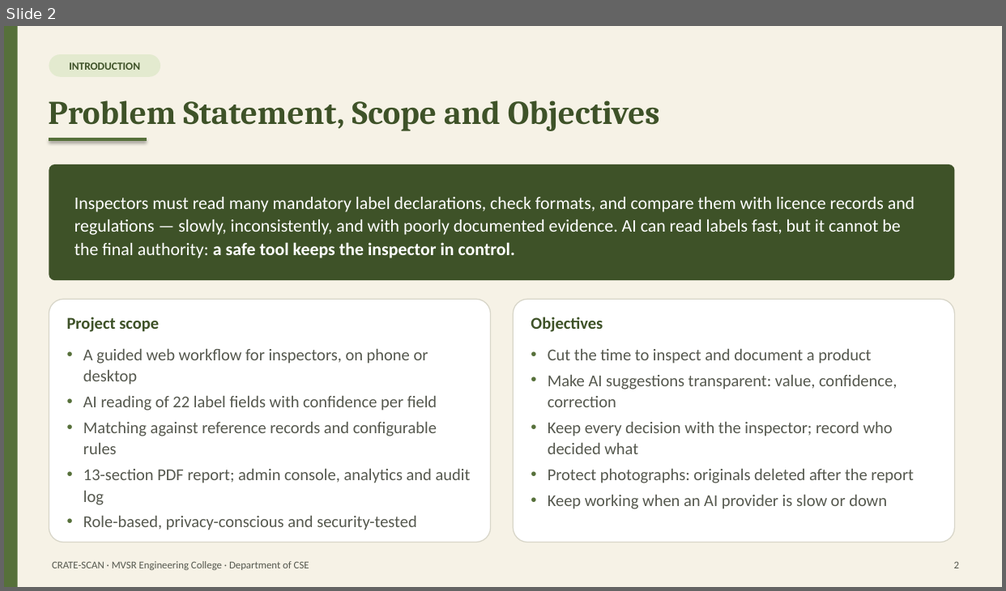
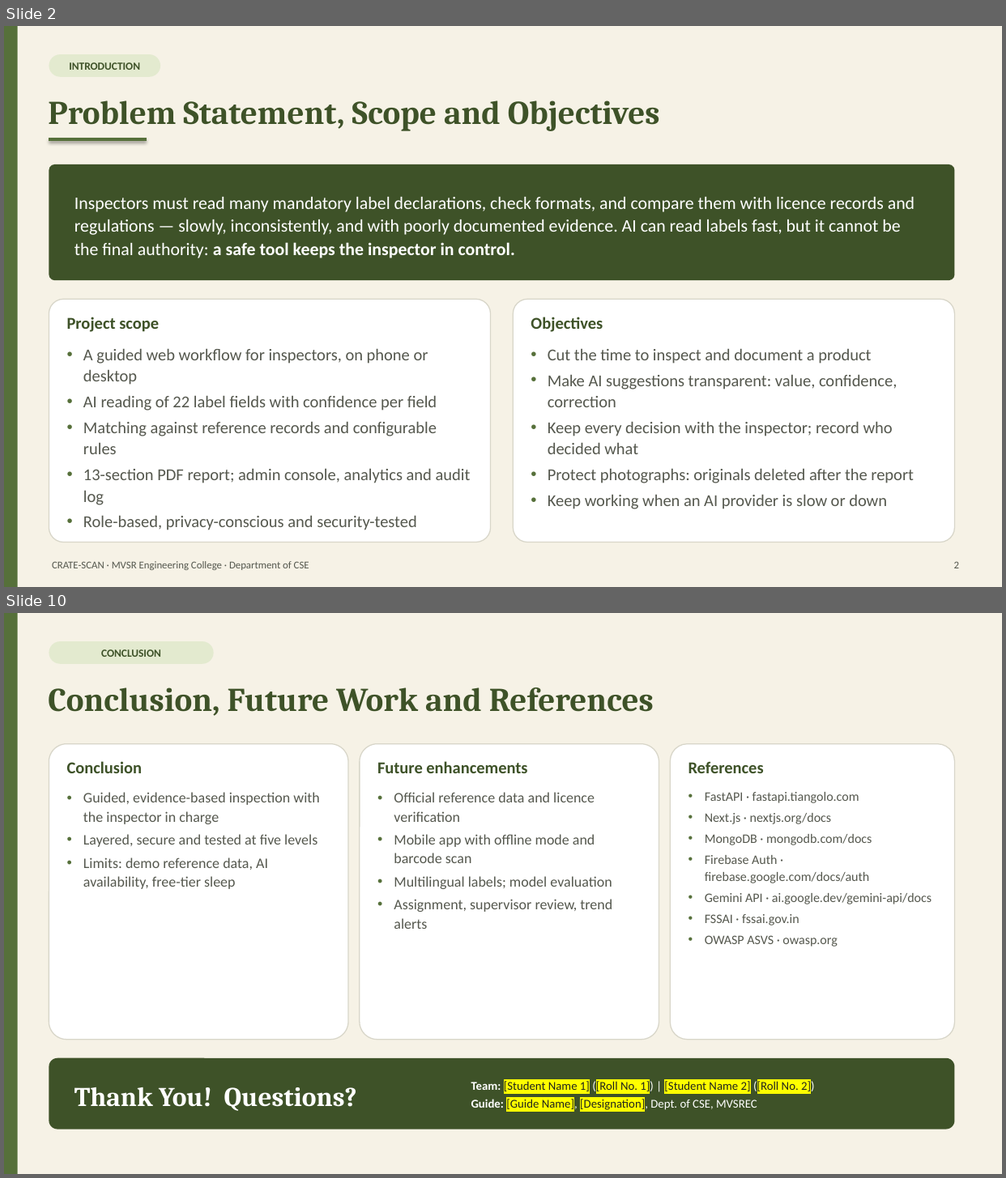
Before and after one commit to DubbakaSathwik/Food_inspection_toolkit, a slide deck: docs/report/CRATE-SCAN_Presentation.pptx. Shown one above the other, each under a label of ours: slide 2 before the commit, slides 2 and 10 after it; the slides between them are not shown. The pictures are 1006x591 and 1006x1178 pixels, drawn with LibreOffice and Linux fonts; fonts in the diff are those of the drawing. Boxes give left, top, right and bottom in pixels: in the first picture for what was removed or moved away, otherwise in the second. Text is boxed around its words. In the diff, an @@ line names an element or a change of style, - is before the commit and + after.

```diff
--- a/docs/report/CRATE-SCAN_Presentation.pptx
+++ b/docs/report/CRATE-SCAN_Presentation.pptx
@@ slide 10 added at (4, 613, 1002, 1174), background #F6F2E6 @@
@@ rectangle added at (4, 613, 18, 1174), fill #56703A @@
@@ rounded rectangle added at (49, 641, 214, 664), fill #E3EACF, 10.5 pt, text #3E5228, bold @@
+CONCLUSION
@@ text added at (48, 688, 654, 716), 32 pt, text #3E5228, bold @@
+Conclusion, Future Work and References
@@ rounded rectangle added at (49, 744, 348, 1040), fill #FFFFFF, outline #D8D6C9 1 pt @@
@@ rounded rectangle added at (360, 744, 659, 1040), fill #FFFFFF, outline #D8D6C9 1 pt @@
@@ rounded rectangle added at (671, 744, 955, 1040), fill #FFFFFF, outline #D8D6C9 1 pt @@
@@ text added at (67, 761, 143, 773), 16 pt, text #3E5228, bold @@
+Conclusion
@@ text added at (377, 761, 527, 773), 16 pt, text #3E5228, bold @@
+Future enhancements
@@ text added at (688, 761, 764, 773), 16 pt, text #3E5228, bold @@
+References
@@ text added at (83, 792, 319, 889), 14 pt, text #55584E @@
+• Guided, evidence-based inspection with the inspector in charge
+• Layered, secure and tested at five levels
+• Limits: demo reference data, AI availability, free-tier sleep
@@ text added at (394, 792, 612, 929), 14 pt, text #55584E @@
+• Official reference data and licence verification
+• Mobile app with offline mode and barcode scan
+• Multilingual labels; model evaluation
+• Assignment, supervisor review, trend alerts
@@ text added at (705, 792, 931, 947), 12.5 pt, text #55584E @@
+• FastAPI · fastapi.tiangolo.com
+• Next.js · nextjs.org/docs
+• MongoDB · mongodb.com/docs
+• Firebase Auth · firebase.google.com/docs/auth
+• Gemini API · ai.google.dev/gemini-api/docs
+• FSSAI · fssai.gov.in
+• OWASP ASVS · owasp.org
@@ rounded rectangle added at (49, 1059, 955, 1130), fill #3E5228 @@
@@ text added at (74, 1088, 357, 1111), 26 pt, text #FFFFFF, bold @@
+Thank You! Questions?
@@ text added at (471, 1080, 815, 1111), 11.5 pt, text #20231D @@
+Team: [Student Name 1] ([Roll No. 1]) | [Student Name 2] ([Roll No. 2])
+Guide: [Guide Name], [Designation], Dept. of CSE, MVSREC
```
Also in this commit, not shown: 5 slides changed, 2 other slides added, 18 slides removed, 2 other files.
